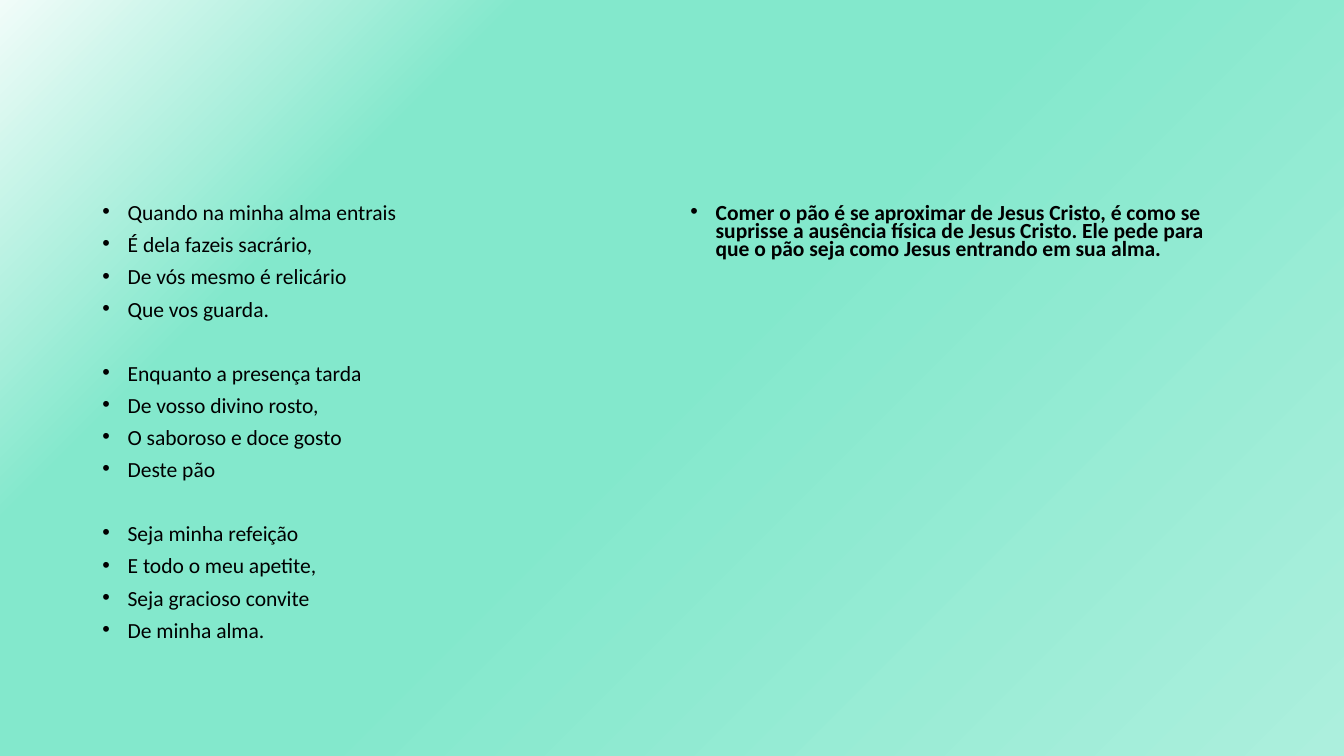
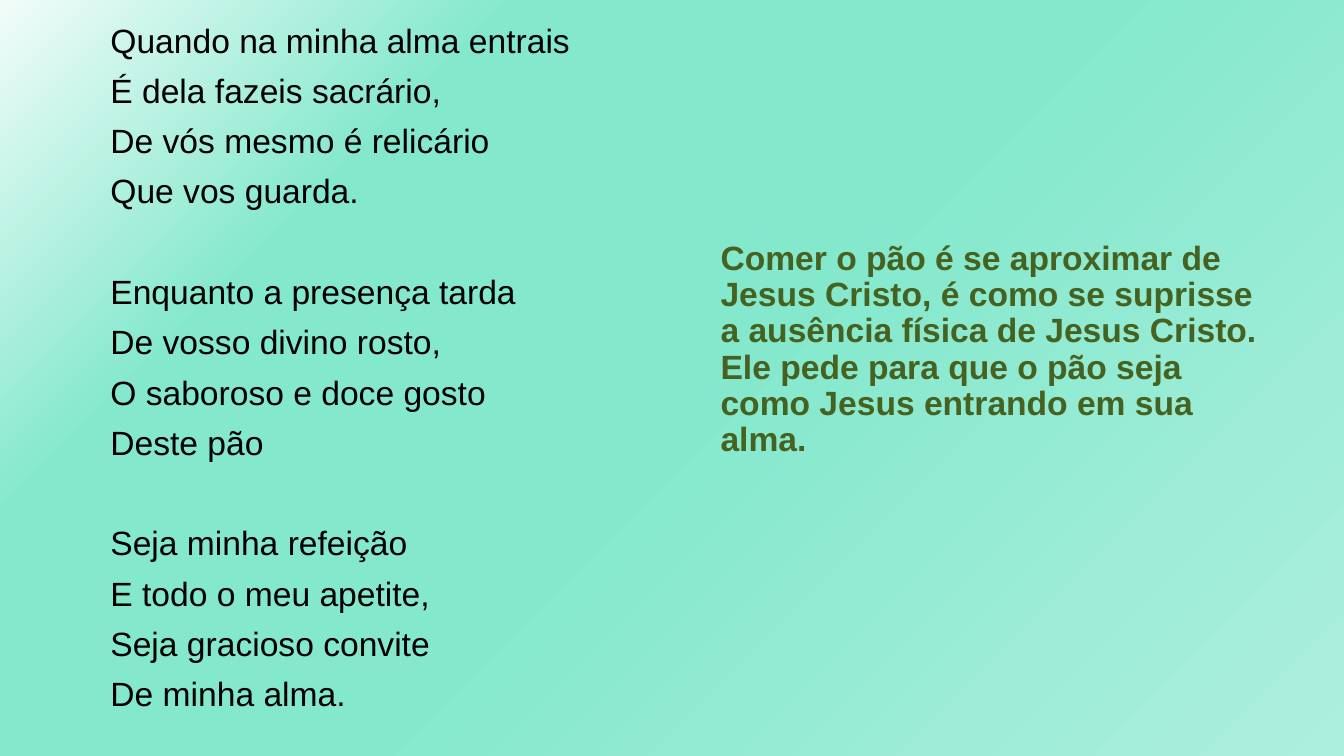
Before and after one commit to GabrielDSS0/ETEC-Coisas-Escolares, a slide deck: slide 14 of 1 etim ds 2022/LPL/Padre José de Anchieta - Poema/Ao Santíssimo Sacramento.pptx. Drawn at 1344x756 pixels with LibreOffice and Linux fonts; fonts in the diff are those of the drawing. Boxes give left, top, right and bottom in pixels: in the first picture for what was removed or moved away, otherwise in the second. Text is boxed around its words. In the diff, an @@ line names an element or a change of style, - is before the commit and + after.

```diff
--- a/1 etim ds 2022/LPL/Padre José de Anchieta - Poema/Ao Santíssimo Sacramento.pptx
+++ b/1 etim ds 2022/LPL/Padre José de Anchieta - Poema/Ao Santíssimo Sacramento.pptx
@@ text "Quando na minha alma entrais": place and size @@
-text "Quando na minha alma entrais" at bbox=[128, 205, 396, 638]
+text "Quando na minha alma entrais" at bbox=[110, 28, 570, 707]
@@ text "Quando na minha alma entrais" at bbox=[110, 28, 570, 707]: size 15.4 to 24 pt, font Calibri to Arial; bullet • to none; line spacing 0.7 to 0.9 @@
@@ text "Comer o pão é se ...": place and size @@
-text "Comer o pão é se ..." at bbox=[716, 205, 1203, 260]
+text "Comer o pão é se ..." at bbox=[721, 245, 1256, 452]
@@ text "Comer o pão é se ..." at bbox=[721, 245, 1256, 452]: size 15.4 to 24 pt, font Calibri to Arial, text colour #000000 to #466221; bullet • to none; line spacing 0.7 to 0.9 @@
```
Also in this commit, not shown: 14 other slides changed, 2 slides added.
